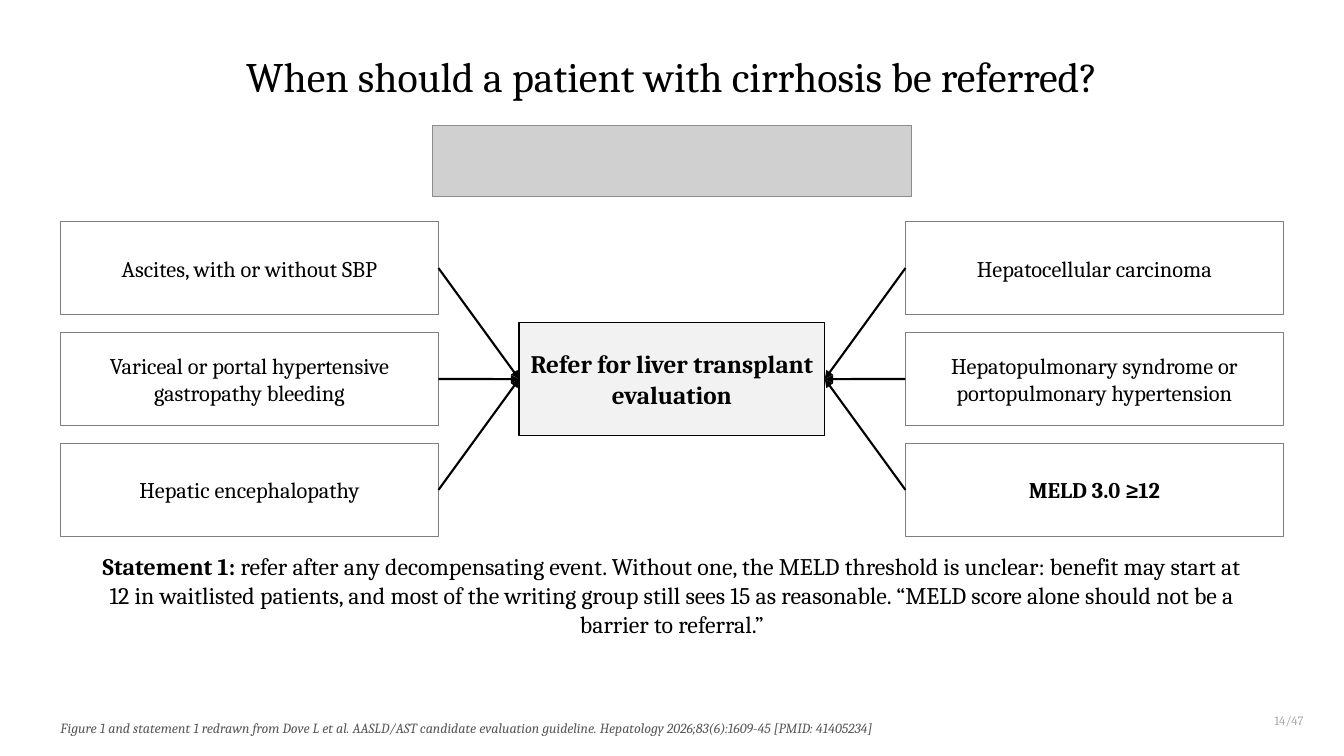
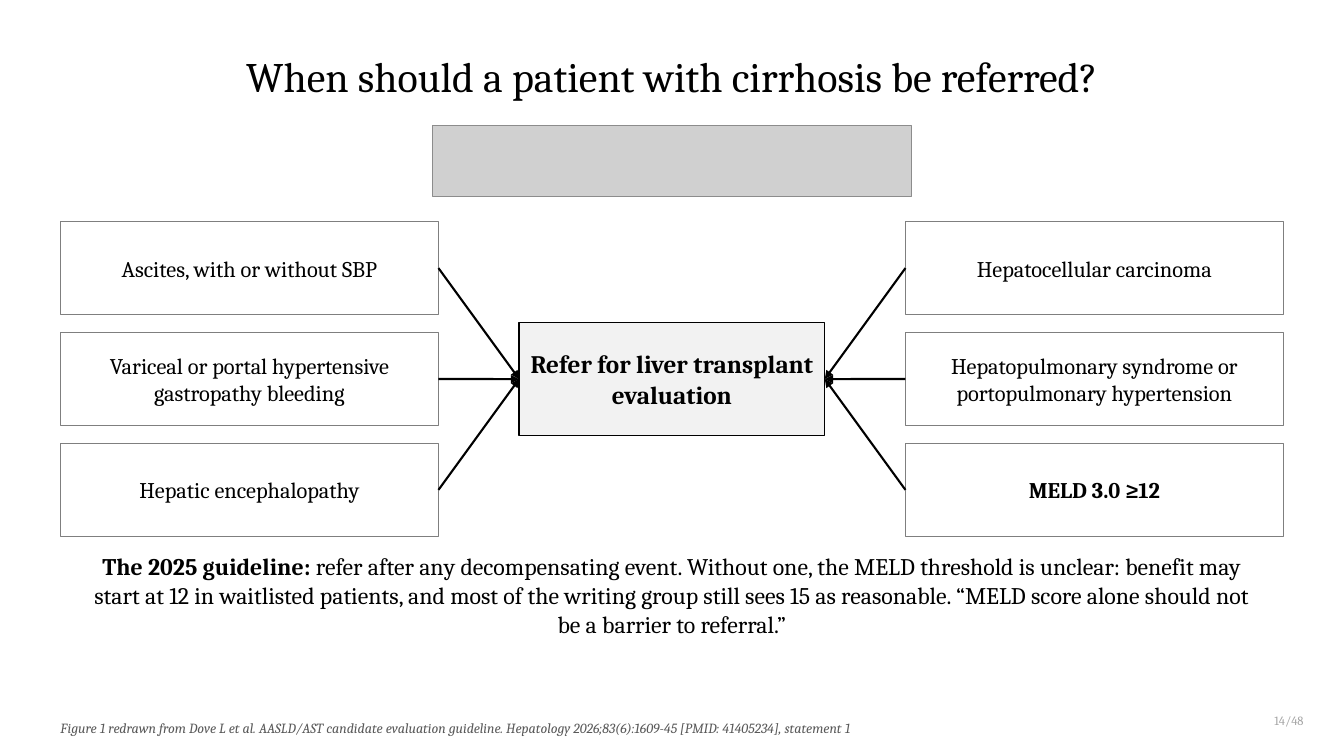
Before and after one commit to qaddodi/mohammad-almeqdadi-lectures, a slide deck: slide 15 of lectures/liver-transplant-grand-rounds-mmc-2026/Liver Transplantation When to Refer and Whats New.pptx. Drawn at 1344x756 pixels with LibreOffice and Linux fonts; fonts in the diff are those of the drawing; grey boxes stand for pictures. Boxes give left, top, right and bottom in pixels: in the first picture for what was removed or moved away, otherwise in the second. Text is boxed around its words. In the diff, an @@ line names an element or a change of style, - is before the commit and + after.

```diff
--- a/lectures/liver-transplant-grand-rounds-mmc-2026/Liver Transplantation When to Refer and Whats New.pptx
+++ b/lectures/liver-transplant-grand-rounds-mmc-2026/Liver Transplantation When to Refer and Whats New.pptx
@@ text at (94, 558, 1248, 634): text changed @@
-Statement 1: refer after any decompensating event. Without one, the MELD threshold is unclear: benefit may start at 12 in waitlisted patients, and most of the writing group still sees 15 as reasonable. “MELD score alone should not be a barrier to referral.”
+The 2025 guideline: refer after any decompensating event. Without one, the MELD threshold is unclear: benefit may start at 12 in waitlisted patients, and most of the writing group still sees 15 as reasonable. “MELD score alone should not be a barrier to referral.”
@@ text at (1274, 717, 1303, 726): text changed @@
-14/47
+14/48
@@ text at (60, 723, 851, 736): text changed @@
-Figure 1 and statement 1 redrawn from Dove L et al. AASLD/AST candidate evaluation guideline. Hepatology 2026;83(6):1609-45 [PMID: 41405234]
+Figure 1 redrawn from Dove L et al. AASLD/AST candidate evaluation guideline. Hepatology 2026;83(6):1609-45 [PMID: 41405234], statement 1
```
Also in this commit, not shown: 46 other slides changed, 3 slides added, 1 slide removed, 4 other files.
